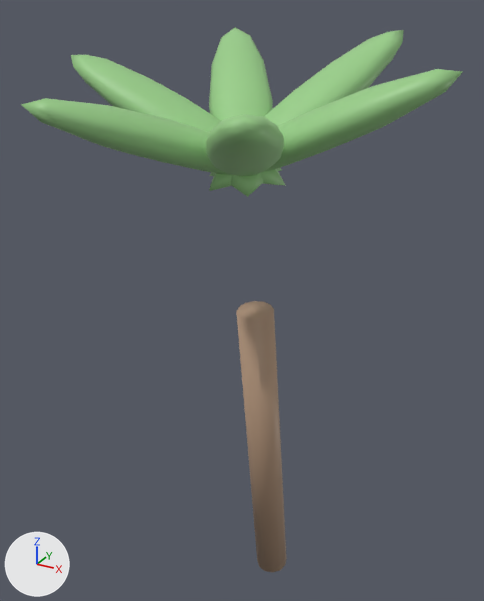
The glTF model data/models/props/palm.gltf as it was, and as the next commit left it.
Before and after are seen from a camera (50 mm lens) standing at (1.8, -3.62, 4.17) and looking at (-0.09, -0.18, 2.45). Arrows for +X, +Y and +Z are at lower left; the lights stay in place. The first picture is the older version. Where no turn or scale is listed for an object, it has been applied to the vertices.

The scene before the commit, as lines of its bpy script (objects in view):
```python
ob_palmcoco = bpy.data.objects.new('PalmCoco', me_sphere_007)
ob_palmcoco.location = (0.1, -0.32, 3.478)
ob_palmleaf_0 = bpy.data.objects.new('PalmLeaf_0', me_sphere_001)
ob_palmleaf_0.location = (0.45, -0.334, 3.577)
ob_palmleaf_1 = bpy.data.objects.new('PalmLeaf_1', me_sphere_002)
ob_palmleaf_1.location = (0.225, 0.052, 3.631)
ob_palmleaf_2 = bpy.data.objects.new('PalmLeaf_2', me_sphere_003)
ob_palmleaf_2.location = (-0.225, 0.052, 3.631)
ob_palmleaf_3 = bpy.data.objects.new('PalmLeaf_3', me_sphere_004)
ob_palmleaf_3.location = (-0.45, -0.334, 3.577)
ob_palmleaf_4 = bpy.data.objects.new('PalmLeaf_4', me_sphere_005)
ob_palmleaf_4.location = (-0.225, -0.72, 3.522)
ob_palmleaf_5 = bpy.data.objects.new('PalmLeaf_5', me_sphere_006)
ob_palmleaf_5.location = (0.225, -0.72, 3.522)
ob_palmtrunk = bpy.data.objects.new('PalmTrunk', me_cylinder)
ob_palmtrunk.location = (0.0, 0.0, 1.2)
```
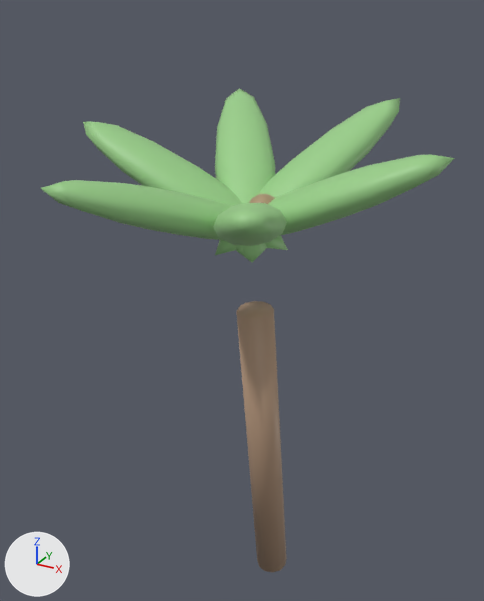
Changed parts and their boxes [x1, y1, x2, y2] in the pictures (484 x 601 px):
'PalmLeaf_0', moved: before [209, 69, 463, 176]; after [268, 154, 454, 236]
'PalmLeaf_4', moved: before [21, 98, 282, 175]; after [41, 180, 233, 240]
'PalmLeaf_1', moved: before [209, 30, 404, 191]; after [215, 98, 400, 255]
'PalmLeaf_3', moved: before [71, 55, 286, 186]; after [83, 122, 288, 250]
'PalmLeaf_2', moved: before [209, 27, 273, 197]; after [215, 88, 275, 262]
'PalmLeaf_5', moved: before [206, 114, 284, 176]; after [213, 203, 287, 246]
'PalmCoco', moved (not visible before): after [249, 194, 275, 204]

The edits, one by one:
Object 'PalmCoco' (ob_palmcoco) moves from (0.1, -0.32, 3.478) to (0.1, -0.264, 3.082).
Object 'PalmLeaf_0' (ob_palmleaf_0) moves from (0.45, -0.334, 3.577) to (0.45, -0.278, 3.181).
Object 'PalmLeaf_1' (ob_palmleaf_1) moves from (0.225, 0.052, 3.631) to (0.225, 0.108, 3.235).
Object 'PalmLeaf_2' (ob_palmleaf_2) moves from (-0.225, 0.052, 3.631) to (-0.225, 0.108, 3.235).
Object 'PalmLeaf_3' (ob_palmleaf_3) moves from (-0.45, -0.334, 3.577) to (-0.45, -0.278, 3.181).
Object 'PalmLeaf_4' (ob_palmleaf_4) moves from (-0.225, -0.72, 3.522) to (-0.225, -0.664, 3.126).
Object 'PalmLeaf_5' (ob_palmleaf_5) moves from (0.225, -0.72, 3.522) to (0.225, -0.664, 3.126).
